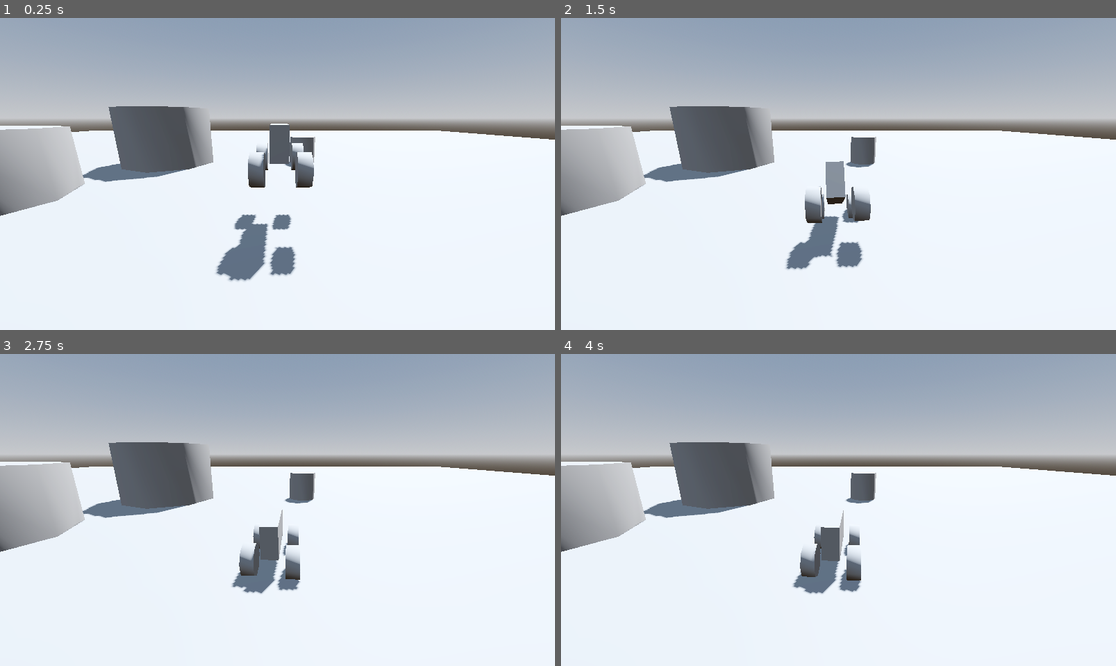
Above: before the commit, frames 1-4 (two rows, left to right).
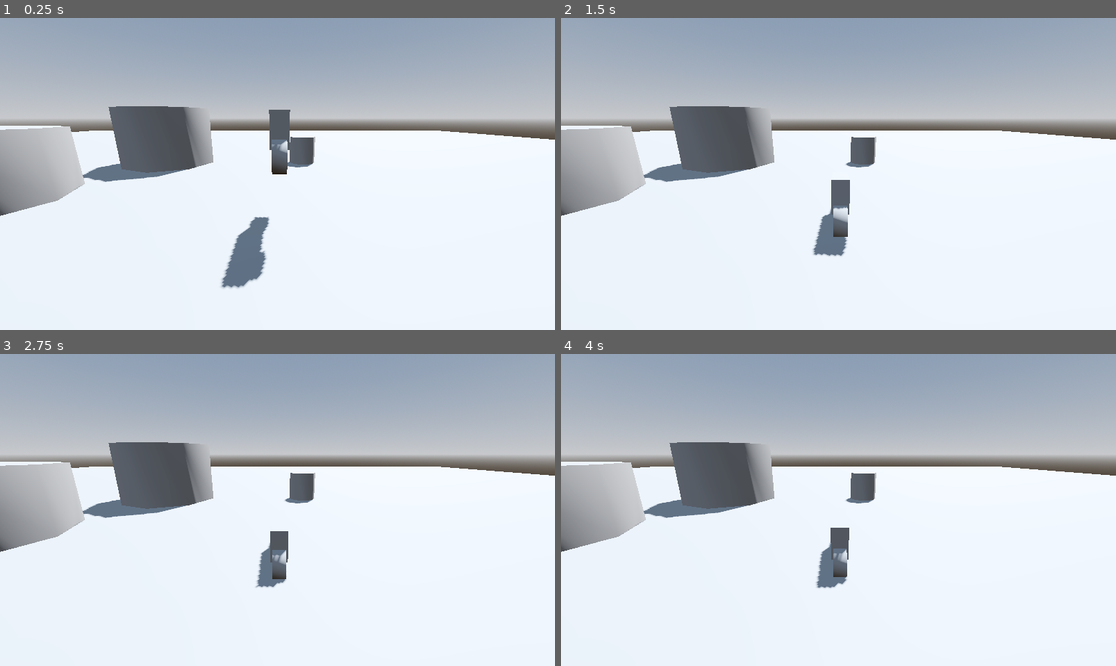
Above: after the commit, the same moments.

Repository: TeddySauyet/gta5remaster
Game: Godot game, scene res://src/motorcycle/TestScene.tscn
Two runs of this game, one before a commit and one after it. Both use one fixed random seed, a clock stepped at 60 frames per second and the inputs below. The project has no main scene, so this scene is started directly.
Inputs:
- Up to frame 1 (0.25 s): no input
- Up to frame 2 (1.5 s): hold D (roll_right) 0.53-1.28 s; hold Ctrl (throttle_down) from 1.28 s (still down)
- Up to frame 3 (2.75 s): release Ctrl (throttle_down) at 2.03 s; hold D (roll_right) from 2.03 s (still down)
- Up to frame 4 (4 s): release D (roll_right) at 2.78 s; hold Shift (throttle_up) 2.78-3.53 s; hold A (roll_left) from 3.53 s (still down)

The runs differ from the first frame. In frame 1, 2.4% of the frame differs, in the area x 38-57%, y 29-87%; in frame 2, 2.3%; in frame 3, 1.6%; in frame 4, 1.6%.

Commit message:
Can stabilize motorcycle - causes sliding

Diff:
--- a/src/motorcycle/Motorcycle.tscn
+++ b/src/motorcycle/Motorcycle.tscn
@@ -10,16 +10,17 @@
 script = ExtResource("1_v5sal")
 
 [node name="CSGCombiner3D" type="CSGCombiner3D" parent="."]
+transform = Transform3D(1, 0, 0, 0, 1, 0, 0, 0, 1, 0, 0.380848, 0)
 
 [node name="CSGBox3D" type="CSGBox3D" parent="CSGCombiner3D"]
 size = Vector3(0.521362, 1.01508, 2.00195)
 
 [node name="CollisionShape3D" type="CollisionShape3D" parent="."]
-transform = Transform3D(1, 0, 0, 0, 1, 0, 0, 0, 1, 0, 0, 0.0500336)
+transform = Transform3D(1, 0, 0, 0, 1, 0, 0, 0, 1, 0, 0.380848, 0.0500336)
 shape = SubResource("BoxShape3D_el8rj")
 
 [node name="VehicleWheel3D" type="VehicleWheel3D" parent="."]
-transform = Transform3D(1, 0, 0, 0, 1, 0, 0, 0, 1, 0.66389, -0.489536, 0.92488)
+transform = Transform3D(1, 0, 0, 0, 1, 0, 0, 0, 1, 0, -0.108688, 0.92488)
 engine_force = 5.0
 use_as_traction = true
 wheel_roll_influence = 0.4
@@ -33,7 +34,7 @@
 height = 0.391955
 
 [node name="VehicleWheel3D2" type="VehicleWheel3D" parent="."]
-transform = Transform3D(1, 0, 0, 0, 1, 0, 0, 0, 1, 0.66389, -0.489536, -1.05231)
+transform = Transform3D(1, 0, 0, 0, 1, 0, 0, 0, 1, 0, -0.108688, -1.05231)
 engine_force = 5.0
 use_as_traction = true
 wheel_roll_influence = 0.4
@@ -45,31 +46,3 @@
 [node name="CSGCylinder3D2" type="CSGCylinder3D" parent="VehicleWheel3D2/CSGCombiner3D"]
 transform = Transform3D(-4.37114e-08, -1, 0, 1, -4.37114e-08, 0, 0, 0, 1, 0, -0.0521379, 0.0222147)
 height = 0.391955
-
-[node name="VehicleWheel3D3" type="VehicleWheel3D" parent="."]
-transform = Transform3D(1, 0, 0, 0, 1, 0, 0, 0, 1, -0.6, -0.489536, 0.92488)
-engine_force = 5.0
-use_as_traction = true
-wheel_roll_influence = 0.4
-wheel_friction_slip = 1.0
-suspension_stiffness = 50.0
-
-[node name="CSGCombiner3D" type="CSGCombiner3D" parent="VehicleWheel3D3"]
-
-[node name="CSGCylinder3D2" type="CSGCylinder3D" parent="VehicleWheel3D3/CSGCombiner3D"]
-transform = Transform3D(-4.37114e-08, -1, 0, 1, -4.37114e-08, 0, 0, 0, 1, 0, -0.0521379, 0.0222147)
-height = 0.391955
-
-[node name="VehicleWheel3D4" type="VehicleWheel3D" parent="."]
-transform = Transform3D(1, 0, 0, 0, 1, 0, 0, 0, 1, -0.6, -0.489536, -1.05231)
-engine_force = 5.0
-use_as_traction = true
-wheel_roll_influence = 0.4
-wheel_friction_slip = 1.0
-suspension_stiffness = 50.0
-
-[node name="CSGCombiner3D" type="CSGCombiner3D" parent="VehicleWheel3D4"]
-
-[node name="CSGCylinder3D2" type="CSGCylinder3D" parent="VehicleWheel3D4/CSGCombiner3D"]
-transform = Transform3D(-4.37114e-08, -1, 0, 1, -4.37114e-08, 0, 0, 0, 1, 0, -0.0521379, 0.0222147)
-height = 0.391955
--- a/src/motorcycle/motorcycle.gd
+++ b/src/motorcycle/motorcycle.gd
@@ -1,5 +1,10 @@
 extends VehicleBody3D
 
+var last_position := Vector3.ZERO
+var velocity := Vector3.ZERO
+var last_velocity := Vector3.ZERO
+var acceleration := Vector3.ZERO
+var save_n_vels := 5
 
 # Called when the node enters the scene tree for the first time.
 func _ready() -> void:
@@ -8,4 +13,23 @@
 
 # Called every frame. 'delta' is the elapsed time since the previous frame.
 func _process(delta: float) -> void:
-	engine_force += delta * 0.0
+	engine_force = delta * 500 * Input.get_axis("throttle_down", "throttle_up")
+
+func _physics_process(_delta: float) -> void:
+	update_acceleration()
+	set_roll()
+	pass
+
+## Call from physics process pls
+func update_acceleration() -> void:
+	velocity = position - last_position
+	last_position = position
+	acceleration *= (save_n_vels - 1)/save_n_vels
+	acceleration += (velocity - last_velocity)/save_n_vels
+	last_velocity = velocity
+
+func set_roll() -> void:
+	var desired_x_dir := transform.basis.x
+	desired_x_dir.y = 0.0
+	var angle := transform.basis.x.signed_angle_to(desired_x_dir,-transform.basis.z)
+	transform = transform.rotated_local(-transform.basis.z,angle)
